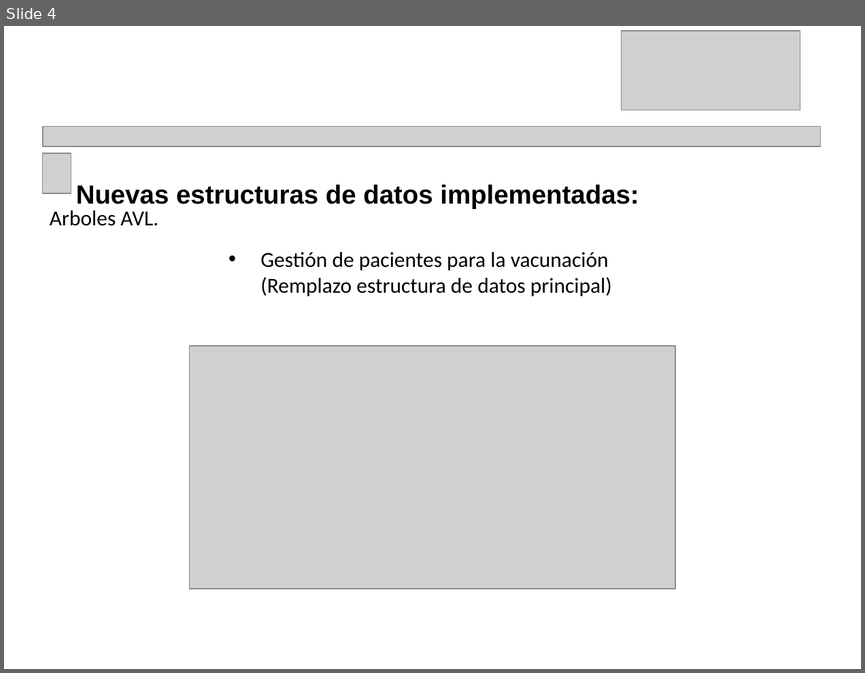
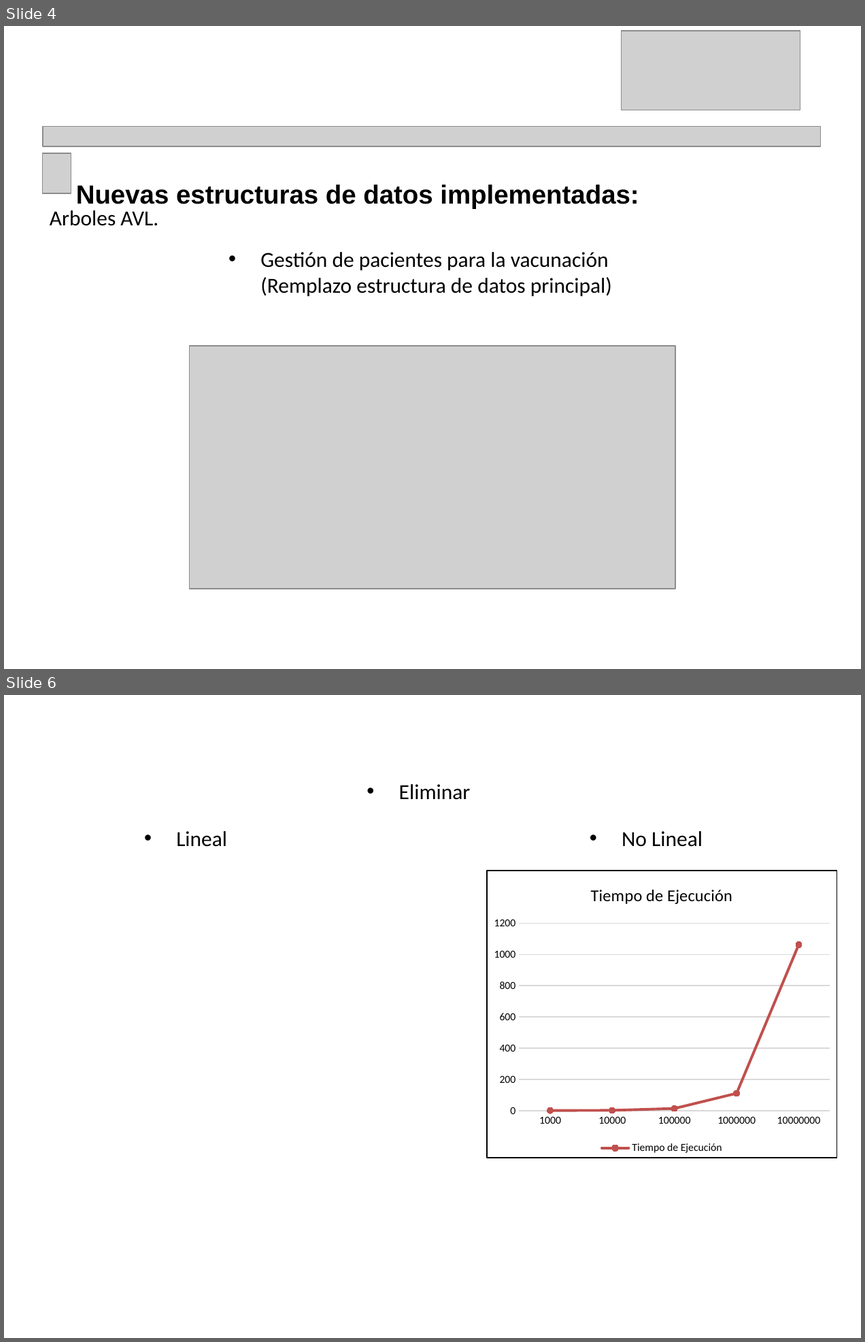
Before and after one commit to Carlixtos/GestorAsistenteVAC, a slide deck: docs/ED-Proyecto-Entrega2-presentacion-Equipo-4.pptx. Shown one above the other, each under a label of ours: slide 4 before the commit, slides 4 and 6 after it; the slides between them are not shown. The pictures are 865x673 and 865x1342 pixels, drawn with LibreOffice and Linux fonts; fonts in the diff are those of the drawing; grey boxes stand for pictures. Boxes give left, top, right and bottom in pixels: in the first picture for what was removed or moved away, otherwise in the second. Text is boxed around its words. In the diff, an @@ line names an element or a change of style, - is before the commit and + after.

```diff
--- a/docs/ED-Proyecto-Entrega2-presentacion-Equipo-4.pptx
+++ b/docs/ED-Proyecto-Entrega2-presentacion-Equipo-4.pptx
@@ slide 6 added at [4, 695, 861, 1338], background #FFFFFF @@
@@ text added at [399, 784, 470, 800], 18 pt, text #000000 @@
+• Eliminar
@@ text added at [176, 831, 227, 847], 18 pt, text #000000 @@
+• Lineal
@@ text added at [621, 831, 702, 847], 18 pt, text #000000 @@
+• No Lineal
@@ line chart added at [486, 870, 837, 1157] @@
+title "Tiempo de Ejecución"
+categories: 1000, 10000, 100000, 1000000, 10000000
+Tiempo de Ejecución: 0, 0, 10, 110, 1060
```
Also in this commit, not shown: 3 other slides added, 1 slide removed, 2 other files.
